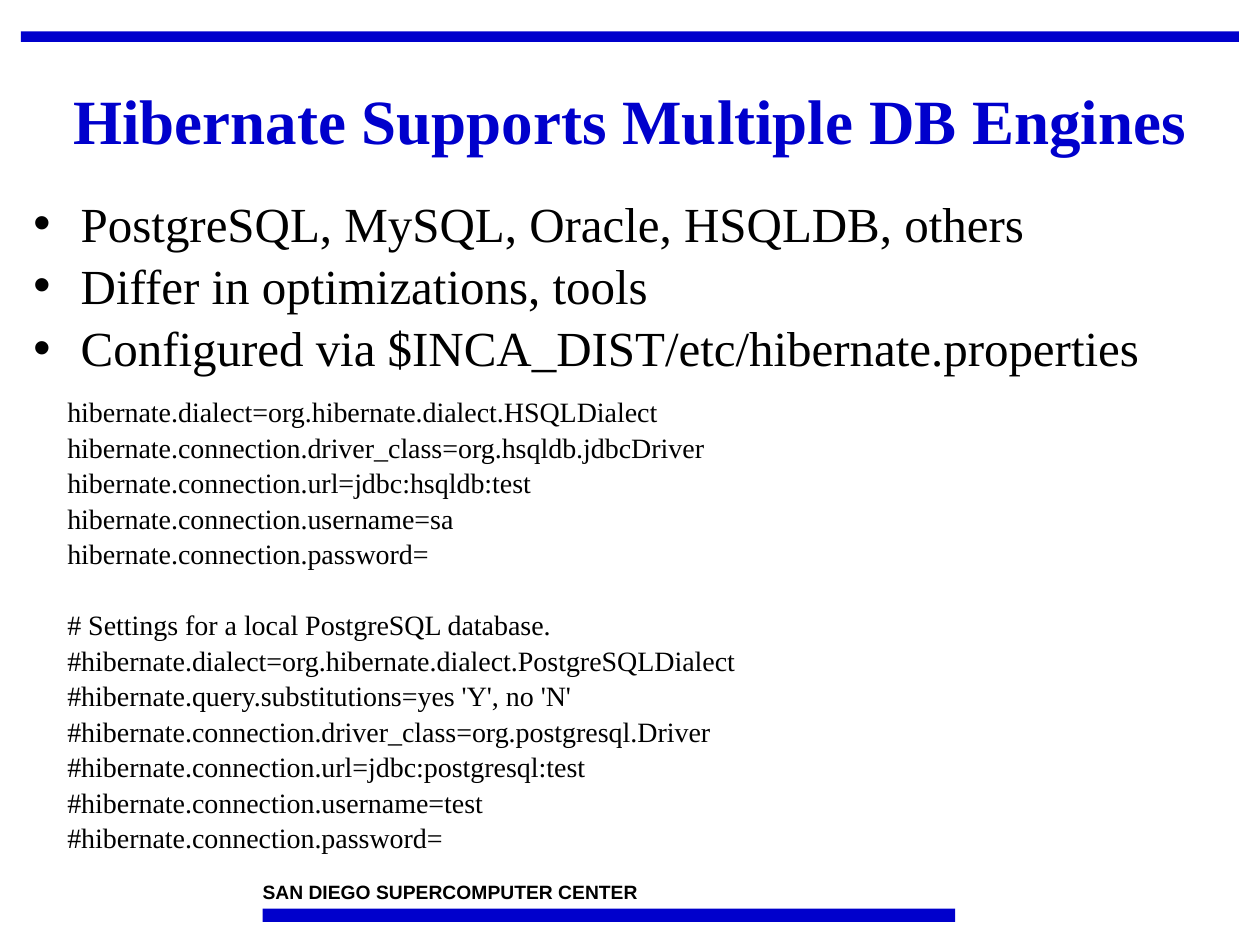
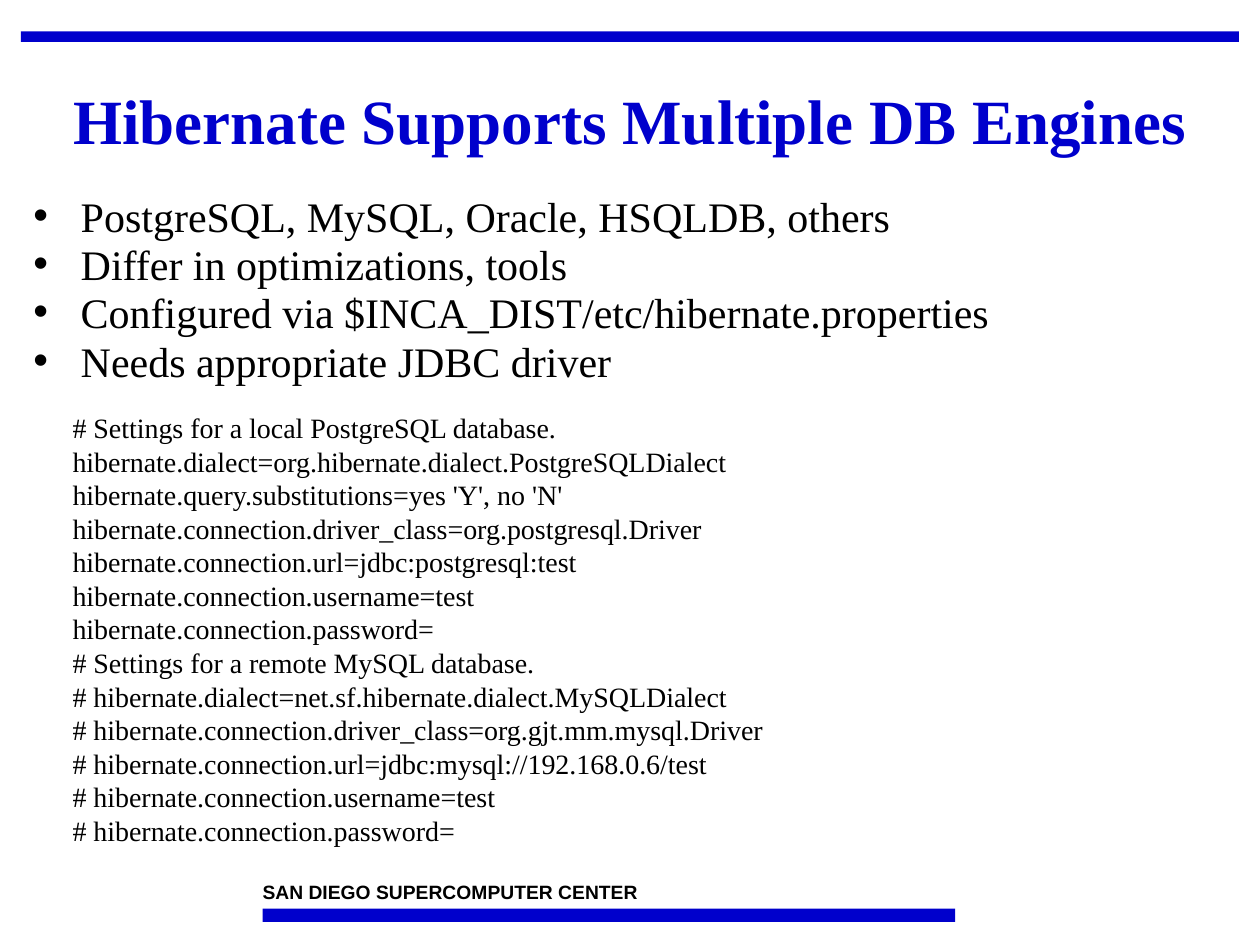
Before and after one commit to IncaProject/inca-xsede, a slide deck: slide 9 of talks/2008workshop/depot.ppt. Drawn at 1260x945 pixels with LibreOffice and Linux fonts; fonts in the diff are those of the drawing; background and template pictures are left out. Boxes give left, top, right and bottom in pixels: in the first picture for what was removed or moved away, otherwise in the second. Text is boxed around its words. In the diff, an @@ line names an element or a change of style, - is before the commit and + after.

```diff
--- a/talks/2008workshop/depot.ppt
+++ b/talks/2008workshop/depot.ppt
@@ text at [81,203,989,337]: size 28 to 24 pt in "PostgreSQL, MySQL, Oracle, HSQLDB, others", "Differ in optimizations, tools", "Configured via $INCA_DIST/etc/hibernate.properties"; line spacing 0.85 to 0.75; less space between paragraphs @@
@@ text at [81,348,611,386]: paragraph added @@
+• Needs appropriate JDBC driver
@@ text "# Settings for a local ...": place and size @@
-text "# Settings for a local ..." at [67,402,735,854]
+text "# Settings for a local ..." at [73,418,762,847]
@@ text at [73,418,727,607]: text changed @@
-hibernate.dialect=org.hibernate.dialect.HSQLDialect
-hibernate.connection.driver_class=org.hsqldb.jdbcDriver
-hibernate.connection.url=jdbc:hsqldb:test
-hibernate.connection.username=sa
+# Settings for a local PostgreSQL database.
+hibernate.dialect=org.hibernate.dialect.PostgreSQLDialect
+hibernate.query.substitutions=yes 'Y', no 'N'
+hibernate.connection.driver_class=org.postgresql.Driver
+hibernate.connection.url=jdbc:postgresql:test
+hibernate.connection.username=test
@@ text at [73,619,434,645]: line spacing 0.85 to 1; less space between paragraphs @@
@@ text at [93,653,762,847]: text changed @@
-# Settings for a local PostgreSQL database.
-#hibernate.dialect=org.hibernate.dialect.PostgreSQLDialect
-#hibernate.query.substitutions=yes 'Y', no 'N'
-#hibernate.connection.driver_class=org.postgresql.Driver
-#hibernate.connection.url=jdbc:postgresql:test
-#hibernate.connection.username=test
-#hibernate.connection.password=
+# Settings for a remote MySQL database.
+# hibernate.dialect=net.sf.hibernate.dialect.MySQLDialect
+# hibernate.connection.driver_class=org.gjt.mm.mysql.Driver
+# hibernate.connection.url=jdbc:mysql://192.168.0.6/test
+# hibernate.connection.username=test
+# hibernate.connection.password=
```
Also in this commit, not shown: 3 other slides changed, 1 other file.
